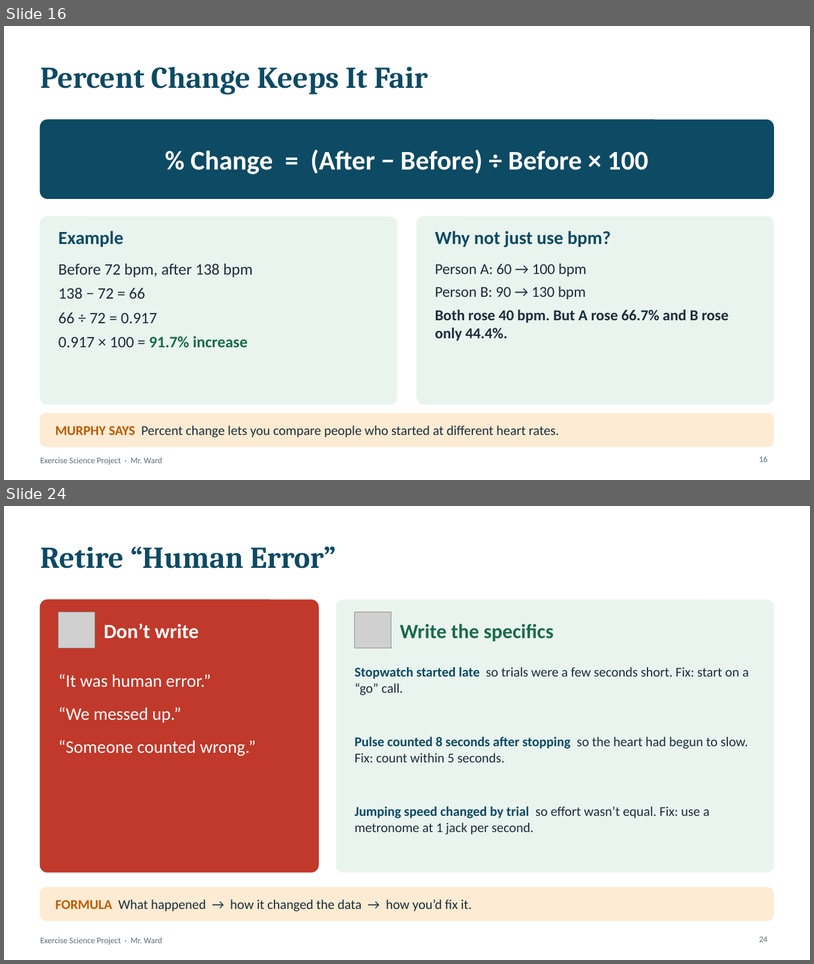
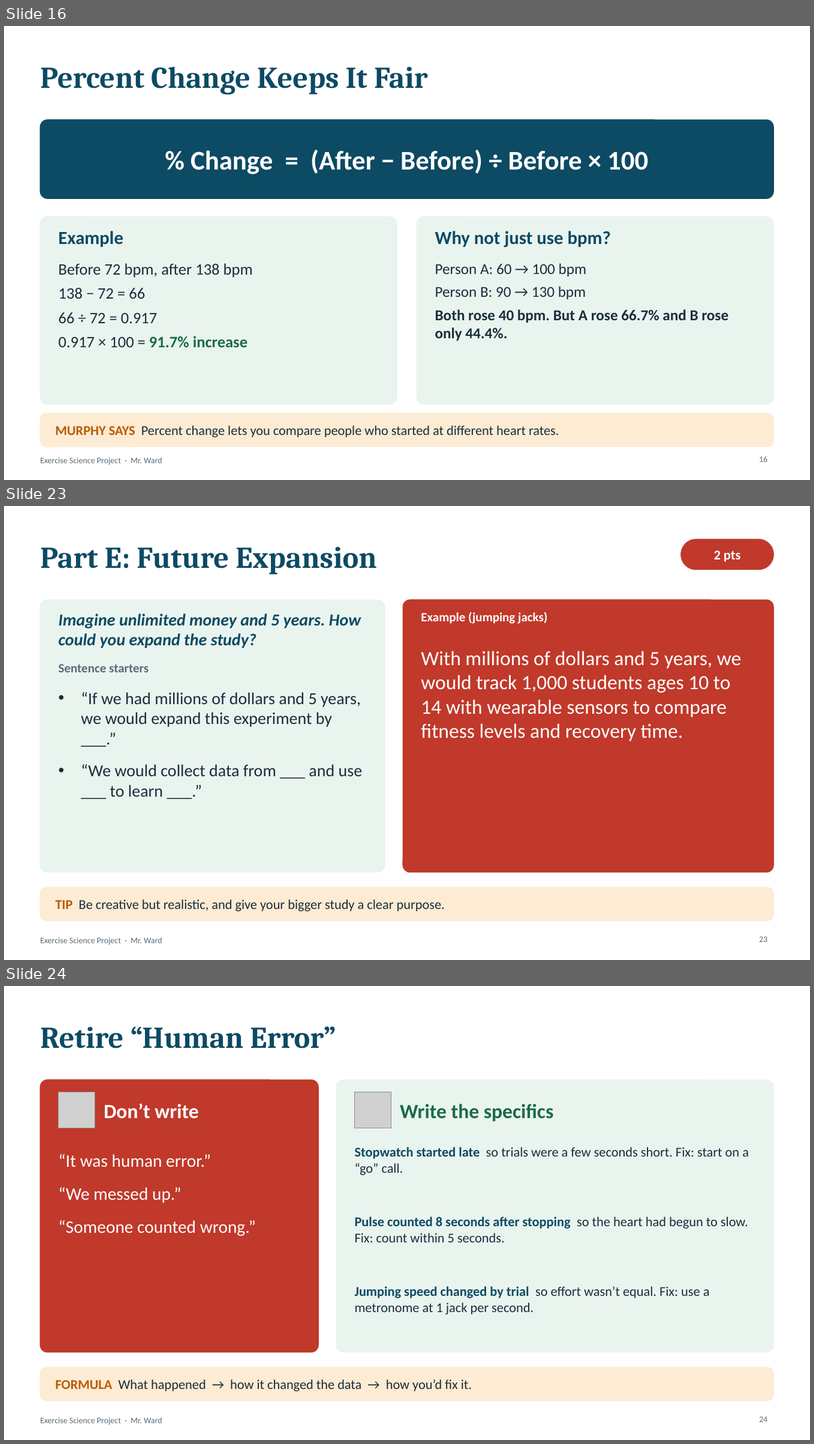
Before and after one commit to rward-prog/tri-1-7thgrade-project, a slide deck: files/Intro_and_Conclusion_Guide.pptx. Shown one above the other, each under a label of ours: slides 16 and 24 before the commit, slides 16, 23 and 24 after it; the slides between them are not shown. The pictures are 814x964 and 814x1444 pixels, drawn with LibreOffice and Linux fonts; fonts in the diff are those of the drawing; grey boxes stand for pictures. Boxes give left, top, right and bottom in pixels: in the first picture for what was removed or moved away, otherwise in the second. Text is boxed around its words. In the diff, an @@ line names an element or a change of style, - is before the commit and + after.

```diff
--- a/files/Intro_and_Conclusion_Guide.pptx
+++ b/files/Intro_and_Conclusion_Guide.pptx
@@ slide 23 added at (4, 506, 810, 960), background #FFFFFF; not listed: 1 template element that a slide beside it also shows @@
@@ rounded rectangle added at (681, 539, 774, 570), fill #C0392B, outline #C0392B 1 pt @@
@@ title added at (40, 547, 377, 574), 36 pt, text #0D4A63, bold @@
+Part E: Future Expansion
@@ text added at (714, 550, 741, 562), 16 pt, text #FFFFFF, bold @@
+2 pts
@@ rounded rectangle added at (40, 600, 385, 872), fill #EAF4EF, outline #EAF4EF 1 pt @@
@@ text added at (59, 613, 361, 648), 20 pt, text #0D4A63, bold, italic @@
+Imagine unlimited money and 5 years. How could you expand the study?
@@ rounded rectangle added at (403, 600, 774, 872), fill #C0392B, outline #C0392B 1 pt @@
@@ text added at (421, 612, 548, 624), 15 pt, text #FFFFFF, bold @@
+Example (jumping jacks)
@@ text added at (59, 664, 149, 672), 15 pt, text #5A6B78, bold @@
+Sentence starters
@@ text added at (421, 651, 741, 741), 24 pt, text #FFFFFF @@
+With millions of dollars and 5 years, we would track 1,000 students ages 10 to 14 with wearable sensors to compare fitness levels and recovery time.
@@ text added at (81, 692, 363, 796), 20 pt, text #1A2D3A @@
+• “If we had millions of dollars and 5 years, we would expand this experiment by ___.”
+• “We would collect data from ___ and use ___ to learn ___.”
@@ rounded rectangle added at (40, 887, 774, 921), fill #FDEBD3, outline #FDEBD3 1 pt @@
@@ text added at (56, 899, 445, 911), 16 pt, text #1A2D3A @@
+TIP Be creative but realistic, and give your bigger study a clear purpose.
@@ page number added at (759, 936, 768, 942), 10 pt, text #5A6B78 @@
+23
```
Also in this commit, not shown: 5 slides changed, 4 other slides added, 5 slides removed, 20 other files.
